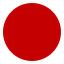
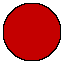
The second 64 × 64 image is a revision of the first. Changes to its layers:
removed layer "Ellipse 1" over [left=3, top=3, right=61, bottom=61]
added layer "Layer 1" above "Ellipse 1 copy 3" over [left=3, top=3, right=61, bottom=61]
added layer "Ellipse 1 copy 3" above "Background" over [left=3, top=3, right=61, bottom=61]
